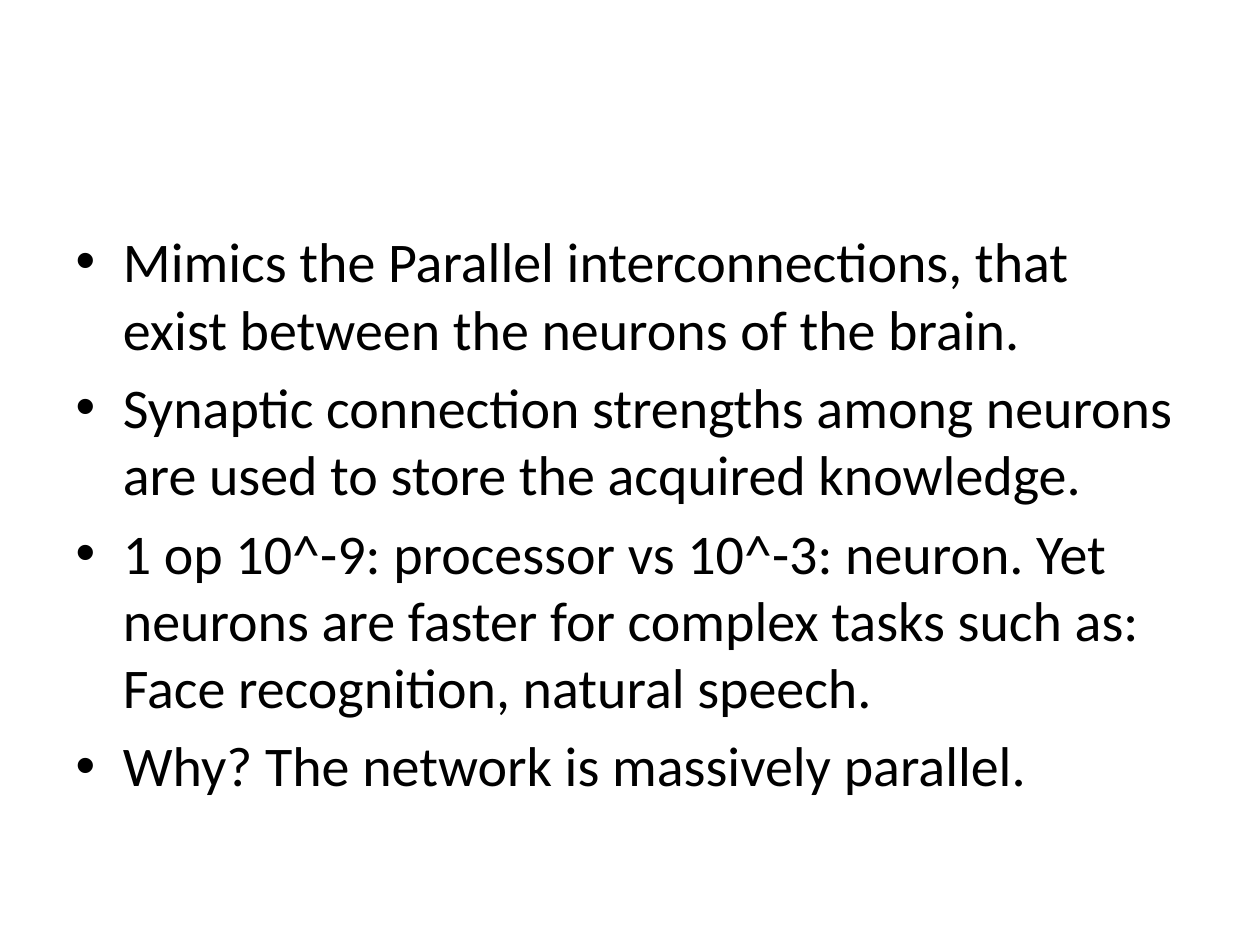
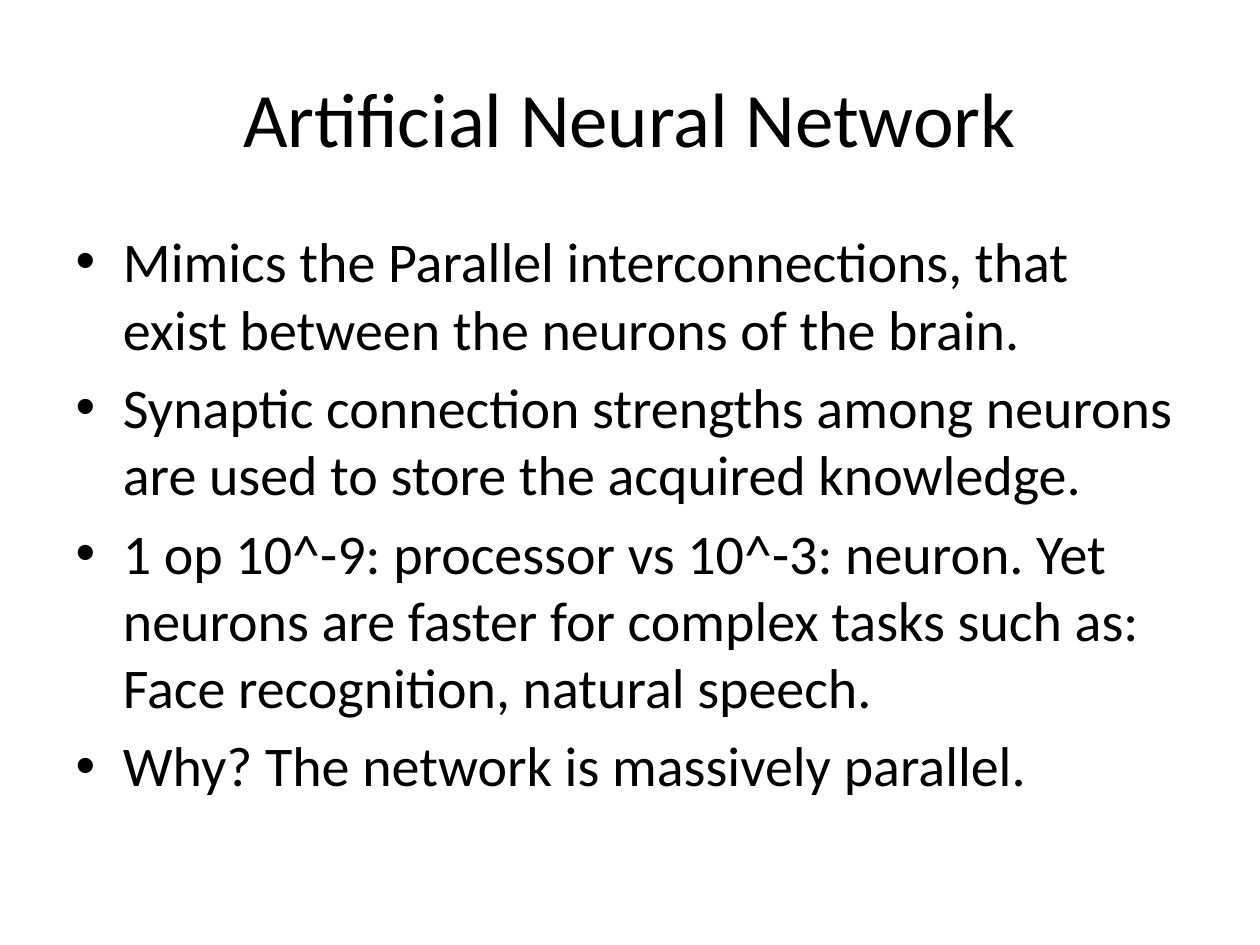
Before and after one commit to edvelezg/unb-nn, a slide deck: slide 2 of Neural Networks.pptx. Drawn at 1260x945 pixels with LibreOffice and Linux fonts; fonts in the diff are those of the drawing. Boxes give left, top, right and bottom in pixels: in the first picture for what was removed or moved away, otherwise in the second. Text is boxed around its words. In the diff, an @@ line names an element or a change of style, - is before the commit and + after.

```diff
--- a/Neural Networks.pptx
+++ b/Neural Networks.pptx
@@ title added at (243,93,1016,148), 44 pt, text #000000 @@
+Artificial Neural Network
```
Also in this commit, not shown: 6 other slides changed, 1 slide added, 1 slide removed.
